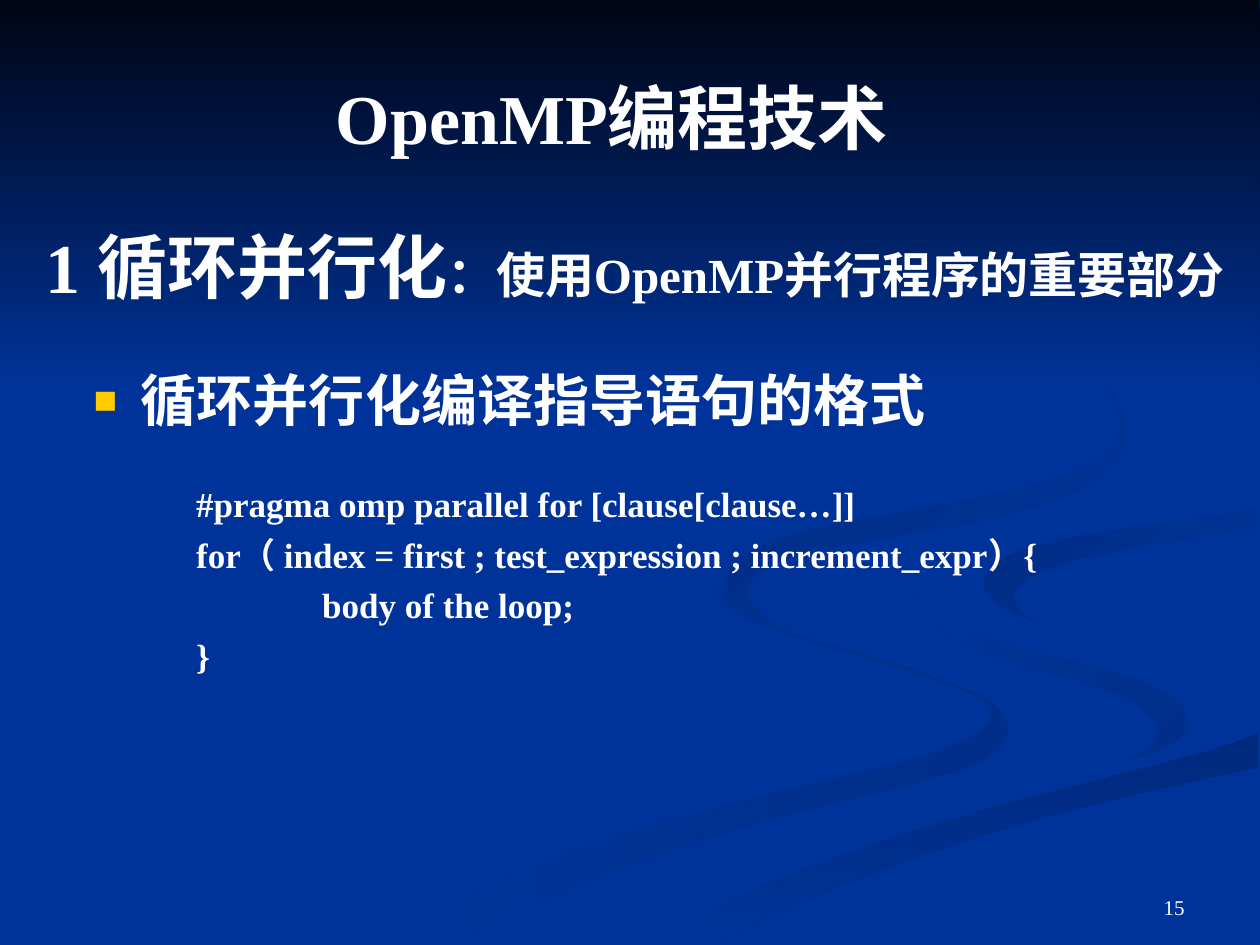
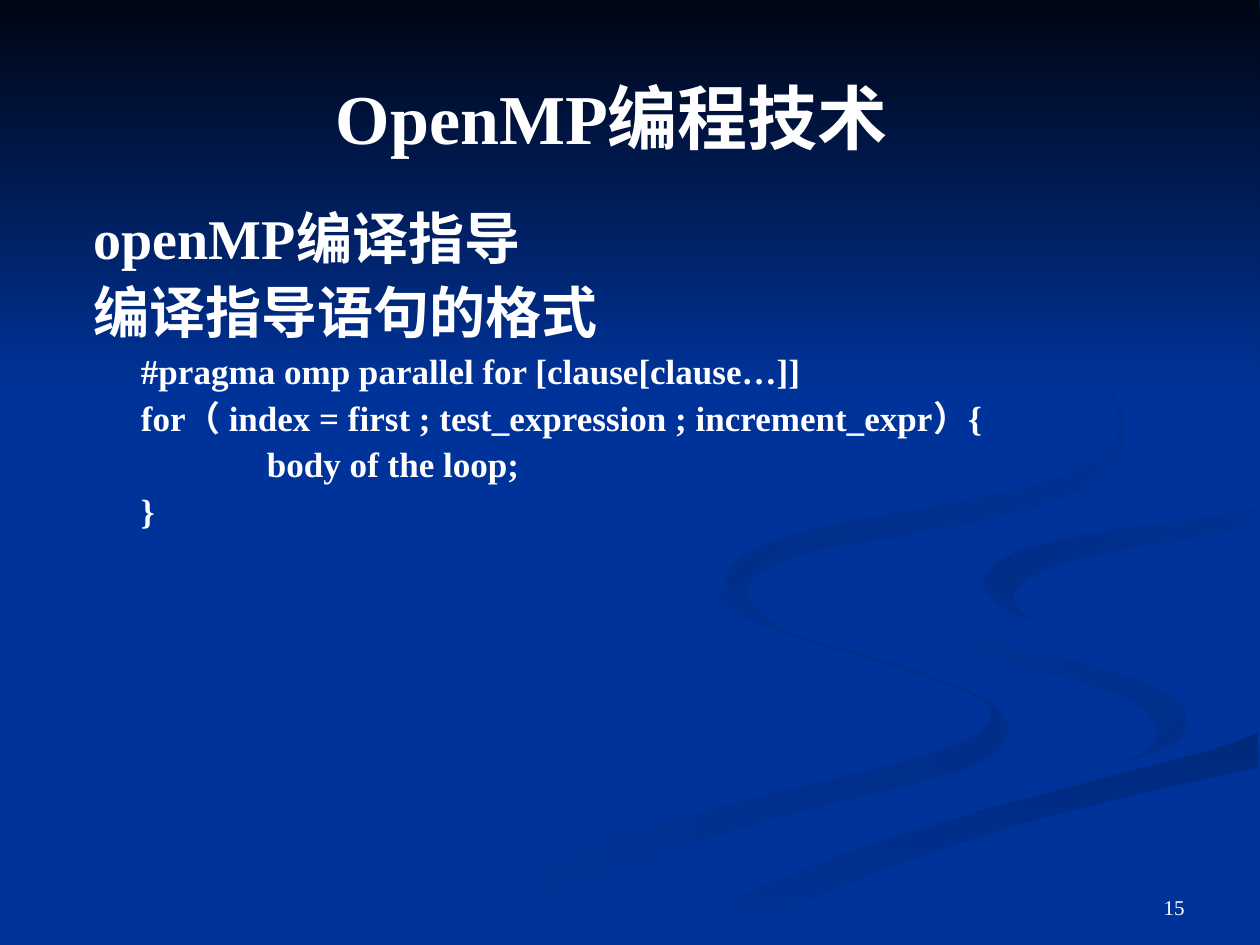
Before and after one commit to cedarli/linux, a slide deck: slide 15 of openMP/doc/OpenMP.ppt. Drawn at 1260x945 pixels with LibreOffice and Linux fonts; fonts in the diff are those of the drawing. Boxes give left, top, right and bottom in pixels: in the first picture for what was removed or moved away, otherwise in the second. Text is boxed around its words. In the diff, an @@ line names an element or a change of style, - is before the commit and + after.

```diff
--- a/openMP/doc/OpenMP.ppt
+++ b/openMP/doc/OpenMP.ppt
@@ text "openMP编译指导": place and size @@
-text "openMP编译指导" at box(141, 373, 1037, 626)
+text "openMP编译指导" at box(94, 215, 982, 485)
@@ text removed at box(45, 233, 1224, 304) @@
-1 循环并行化：使用OpenMP并行程序的重要部分
@@ text at box(94, 215, 598, 338): text changed @@
-■ 循环并行化编译指导语句的格式
+openMP编译指导
+编译指导语句的格式
@@ text at box(141, 359, 982, 485): list level 2 to 1 in "#pragma omp parallel for [clause[clause…]]"; line spacing 1 to 0.9; list level 2 to 1 in "for（ index = first ; ..."; list level 2 to 1 in "body of the loop;"; list level 2 to 1 in "}" @@
```
Also in this commit, not shown: 5 other slides changed, 4 slides added, 1 slide removed, 5 other files.
